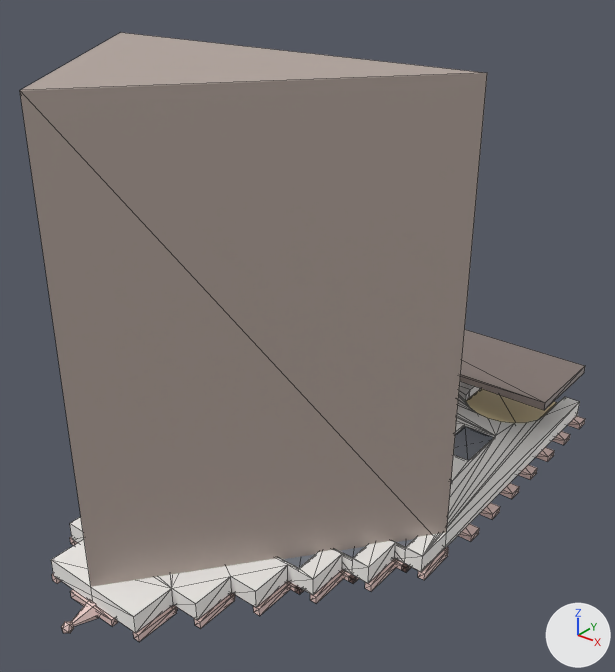
Two versions of the glTF model modelle/kornhaus/kornhaus_measured.glb, one commit apart.
Both versions are drawn from a 50 mm lens placed at (22.6, -28.7, 17.2), pointed at (7.4, -9.7, 5.4). Lighting does not change. The marker at lower right points along +X, +Y and +Z. The picture after the commit comes second. Mesh edges are drawn as thin lines. Vertices at exactly the same position are counted once.

Objects in the first picture: 'dach', 'fassade', 'fenster', 'laube', 'sandstein', 'warmlicht'.
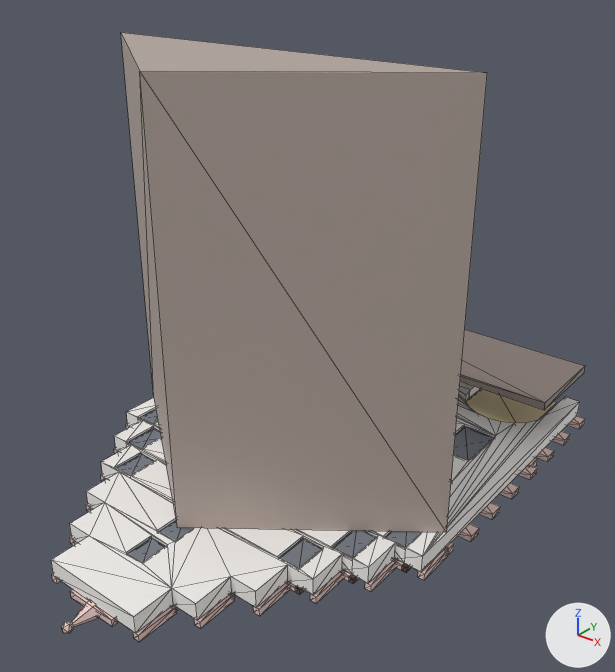
Commit message: fix(kornhaus): Treppengiebel = KEIN Dach in Frontansicht (Zackenhaus-Regel)

The edits, one by one:
me_sandstein is used by ob_sandstein; location (0.0, 0.0, 0.0).
me_sandstein had 896 vertices, 1640 faces and spanned x -0.3..13.4, y -19.3..0.0, z -0.5..0.1.
me_sandstein now has 912 vertices, 1664 faces and spans x -0.3..13.4, y -19.3..0.0, z -0.5..0.1.
me_sandstein part 1: a new loose piece, a box spanning x -0.1..13.1, y -4.43..-3.78, z -0.25..0.01, in mat_defaultmaterial_001.
me_sandstein part 2: a new loose piece, a box spanning x -0.1..13.1, y -9.95..-9.65, z -0.25..0.01, in mat_defaultmaterial_001.
me_dach is used by ob_dach; location (0.0, 0.0, 0.0).
Verts and faces of me_dach; kept vertices keep their numbers, new ones are numbered from 6.
Before the commit, vertices of me_dach: 0 (0.0, -10.0, 0.0), 1 (13.0, -10.0, 0.0) at pixel (445, 548), 4 (6.5, -18.2, 0.0), 5 (6.5, -18.2, 14.0) at pixel (19, 90).
me_dach had 6 vertices, 6 faces and spanned x 0.0..13.0, y -18.2..-10.0, z 0.0..14.0.
me_dach now has 6 vertices, 5 faces and spans x 0.0..13.0, y -14.92..-10.0, z 0.6..14.0.
Part 3, on me_dach:
Faces deleted: (0, 1, 4).
Vertex 0 moves to (0.0, -10.0, 0.6), pixel (153, 397).
Vertex 1 moves to (13.0, -10.0, 0.6), pixel (446, 532).
Vertex 4 moves to (6.5, -14.92, 0.6), pixel (177, 527).
Vertex 5 moves to (6.5, -14.92, 14.0), pixel (139, 71).

Boxes (x1, y1, x2, y2) around the edits, measured in the pictures (615 x 672 px):
'dach', reshaped (22% narrower, 10% shorter)
    before: (20, 33, 487, 587)
    after: (121, 33, 487, 532)
part 1 of me_sandstein, added
    after: (528, 458, 537, 467)
part 2 of me_sandstein, added
    after: (447, 542, 454, 555)
'fenster', unchanged, uncovered by the edit
    before: (283, 426, 494, 568)
    after: (117, 409, 494, 568)
